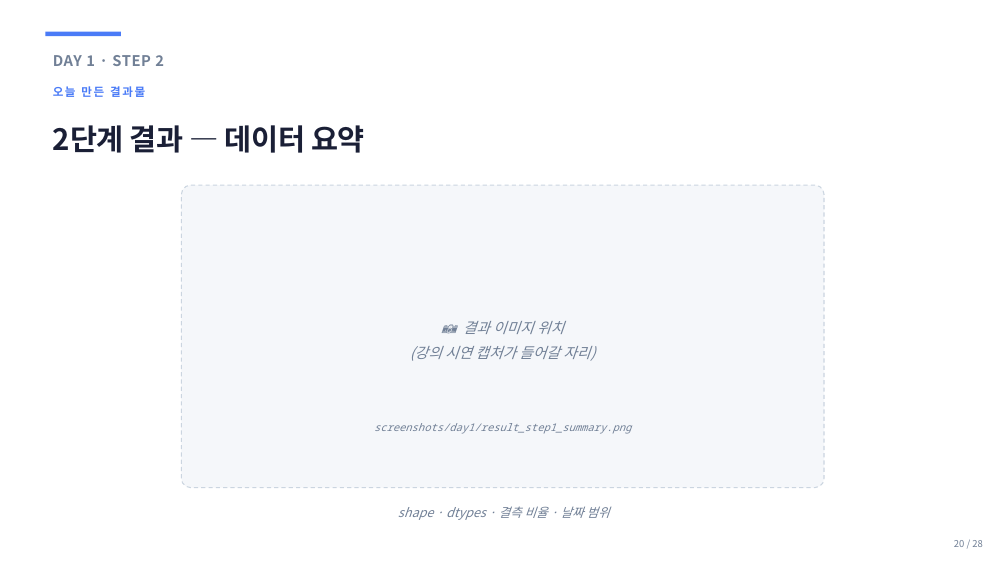
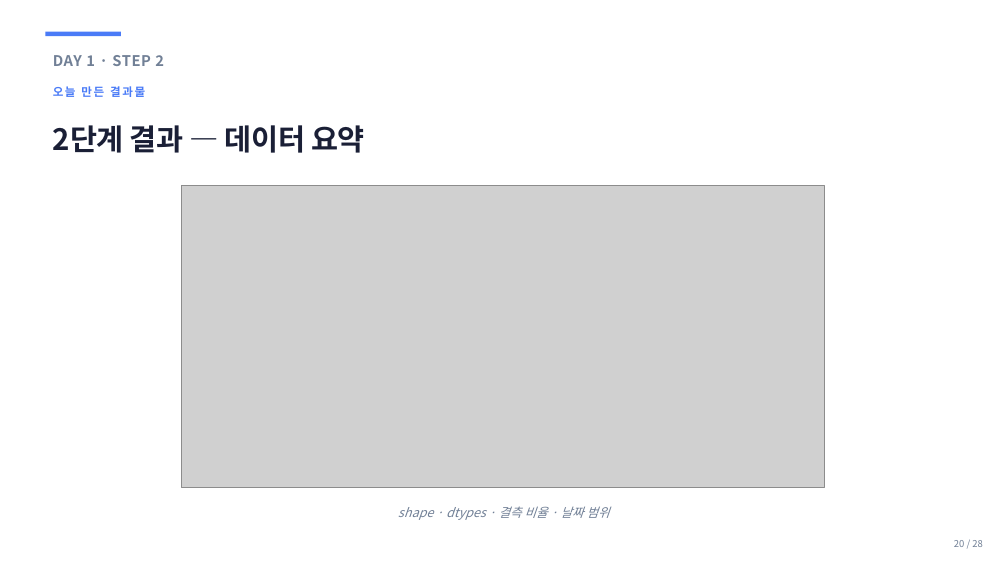
Before and after one commit to sujinpark-datapopcorn/inflearn_ccd_challenge, a slide deck: slide 20 of ppt/b2g_day1_setup.pptx. Drawn at 1008x567 pixels with LibreOffice and Linux fonts; fonts in the diff are those of the drawing; grey boxes stand for pictures. Boxes give left, top, right and bottom in pixels: in the first picture for what was removed or moved away, otherwise in the second. Text is boxed around its words. In the diff, an @@ line names an element or a change of style, - is before the commit and + after.

```diff
--- a/ppt/b2g_day1_setup.pptx
+++ b/ppt/b2g_day1_setup.pptx
@@ rounded rectangle removed at (x1=181, y1=185, x2=824, y2=488) @@
@@ picture added at (x1=181, y1=185, x2=824, y2=488) @@
@@ text removed at (x1=410, y1=321, x2=595, y2=361) @@
-📷 결과 이미지 위치
-(강의 시연 캡처가 들어갈 자리)
@@ text removed at (x1=374, y1=423, x2=631, y2=434) @@
-screenshots/day1/result_step1_summary.png
```
Also in this commit, not shown: 13 other slides changed, 2 slides added, 2 slides removed, 8 other files.
